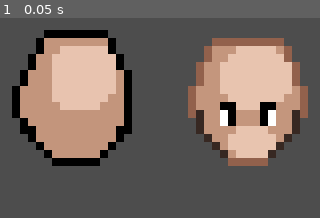
Above: before the commit, frame 1.
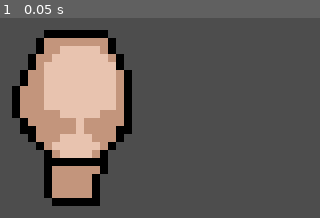
Above: after the commit, the same moment.

Repository: p1petto/CharacterMakerNew
Game: Godot game, scene res://Scenes/maker.tscn
Same seed, same stepped clock (60 frames per second), same inputs: the game is played once before the commit and once after it.
Inputs:
- Up to frame 1 (0.05 s): no input

The runs differ from the first frame. In frame 1, 26% of the frame differs, in the area x 13-97%, y 10-94%.

Commit message:
голова и тело

Diff:
--- /dev/null
+++ b/Resources/DynamicPart/Head/body.tres
@@ -0,0 +1,8 @@
+[gd_resource type="Resource" script_class="DynamicBodyPart" load_steps=2 format=3 uid="uid://dc424wvsgatoa"]
+
+[ext_resource type="Script" path="res://Scripts/DynamicParts/resource_dynamic_part.gd" id="1_khfhm"]
+
+[resource]
+script = ExtResource("1_khfhm")
+array_points = PackedVector2Array(7, 12, 5, 12, 3, 14, 4, 17, 4, 20, 7, 21, 10, 20, 10, 17, 11, 14, 9, 12)
+glare_array_points = PackedVector2Array()
--- a/Resources/DynamicPart/Head/head.tres
+++ b/Resources/DynamicPart/Head/head.tres
@@ -4,4 +4,5 @@
 
 [resource]
 script = ExtResource("1_ykvm2")
-array_points = [Vector2(7, 0), Vector2(3, 0), Vector2(0, 6), Vector2(0, 10), Vector2(2, 13), Vector2(5, 16), Vector2(8, 16), Vector2(9, 16), Vector2(12, 13), Vector2(14, 10), Vector2(14, 6), Vector2(11, 0)]
+array_points = PackedVector2Array(7, 0, 3, 0, 0, 6, 0, 10, 2, 13, 5, 16, 7, 16, 9, 16, 12, 13, 14, 10, 14, 6, 11, 0)
+glare_array_points = PackedVector2Array(3, 9, 3, 3, 6, 1, 10, 1, 12, 4, 12, 9, 8, 10, 8, 12, 10, 13, 9, 15, 5, 15, 4, 13, 7, 12, 8, 11, 7, 10)
--- a/Scenes/character.tscn
+++ b/Scenes/character.tscn
@@ -1,7 +1,15 @@
-[gd_scene load_steps=2 format=3 uid="uid://bmajra62ohwsu"]
+[gd_scene load_steps=4 format=3 uid="uid://bmajra62ohwsu"]
 
 [ext_resource type="PackedScene" uid="uid://dy613l8j7trug" path="res://Scenes/dynamic_part.tscn" id="1_qwsbw"]
+[ext_resource type="Resource" uid="uid://bhs6b6rnrwmce" path="res://Resources/DynamicPart/Head/head.tres" id="2_60lhr"]
+[ext_resource type="Resource" uid="uid://dc424wvsgatoa" path="res://Resources/DynamicPart/Head/body.tres" id="3_0fwpx"]
 
 [node name="Character" type="Node2D"]
 
+[node name="Body" parent="." instance=ExtResource("1_qwsbw")]
+clip_children = 2
+dynamic_part = ExtResource("3_0fwpx")
+
 [node name="Head" parent="." instance=ExtResource("1_qwsbw")]
+clip_children = 2
+dynamic_part = ExtResource("2_60lhr")
--- a/Scenes/dynamic_part.tscn
+++ b/Scenes/dynamic_part.tscn
@@ -1,27 +1,44 @@
 [gd_scene load_steps=4 format=3 uid="uid://dy613l8j7trug"]
 
 [ext_resource type="Script" path="res://Scripts/DynamicParts/dynamic_part.gd" id="1_aptrw"]
-[ext_resource type="Resource" uid="uid://bhs6b6rnrwmce" path="res://Resources/DynamicPart/Head/head.tres" id="2_7fwp6"]
+[ext_resource type="Texture2D" uid="uid://b6c2oobtn80w5" path="res://idle-Sheet2.png" id="3_8aldy"]
 [ext_resource type="Texture2D" uid="uid://dsh028d68m4ro" path="res://idle-Sheet.png" id="3_vgywu"]
 
 [node name="DynamicPart" type="Node2D"]
 script = ExtResource("1_aptrw")
-dynamic_part = ExtResource("2_7fwp6")
+
+[node name="Idle-sheet2" type="Sprite2D" parent="."]
+visible = false
+texture_filter = 1
+position = Vector2(7, 18)
+texture = ExtResource("3_8aldy")
+
+[node name="testpolugonhead" type="Polygon2D" parent="."]
+visible = false
+modulate = Color(0.768627, 0.588235, 0.490196, 1)
+clip_children = 2
+polygon = PackedVector2Array(7, 0, 3, 0, 0, 6, 0, 10, 2, 13, 5, 16, 7, 16, 9, 16, 12, 13, 14, 10, 14, 6, 11, 0)
+
+[node name="testpolugonbody" type="Polygon2D" parent="."]
+visible = false
+modulate = Color(0.768627, 0.588235, 0.490196, 1)
+clip_children = 2
+polygon = PackedVector2Array(7, 12, 5, 12, 3, 14, 4, 17, 4, 20, 7, 21, 10, 20, 10, 17, 11, 14, 9, 12)
+
+[node name="testglare" type="Polygon2D" parent="."]
+visible = false
+color = Color(0.909804, 0.768627, 0.686275, 1)
+polygon = PackedVector2Array(3, 9, 3, 3, 6, 1, 10, 1, 12, 4, 12, 9, 8, 10, 8, 12, 10, 13, 9, 15, 5, 15, 4, 13, 7, 12, 8, 11, 7, 10)
 
 [node name="Polygon2D" type="Polygon2D" parent="."]
 clip_children = 2
 color = Color(0.768627, 0.588235, 0.490196, 1)
 
-[node name="Polygon2D3" type="Polygon2D" parent="Polygon2D"]
+[node name="glare" type="Polygon2D" parent="Polygon2D"]
 color = Color(0.909804, 0.768627, 0.686275, 1)
-polygon = PackedVector2Array(4, 6, 4, 3, 6, 1, 11, 1, 12, 3, 12, 7, 9, 9, 5, 9)
-
-[node name="Polygon2D2" type="Polygon2D" parent="."]
-visible = false
-clip_children = 2
-polygon = PackedVector2Array(7, 0, 3, 0, 0, 6, 0, 10, 2, 13, 5, 16, 7, 16, 9, 16, 12, 13, 14, 10, 14, 6, 11, 0)
 
 [node name="Idle-sheet" type="Sprite2D" parent="."]
+visible = false
 texture_filter = 1
 position = Vector2(29, 19)
 texture = ExtResource("3_vgywu")
--- a/Scripts/DynamicParts/dynamic_part.gd
+++ b/Scripts/DynamicParts/dynamic_part.gd
@@ -4,8 +4,12 @@
 
 @onready var polygon2d = $Polygon2D
 @onready var line2d = $Line2D
+@onready var glare = $Polygon2D/glare
 
 func _ready() -> void:
 	if dynamic_part:
 		polygon2d.polygon = dynamic_part.array_points
 		line2d.points = dynamic_part.array_points
+
+		if dynamic_part.glare_array_points:
+			glare.polygon = dynamic_part.glare_array_points
--- a/Scripts/DynamicParts/resource_dynamic_part.gd
+++ b/Scripts/DynamicParts/resource_dynamic_part.gd
@@ -2,20 +2,6 @@
 
 class_name  DynamicBodyPart
 
-@export var array_points: PackedVector2Array = [
-	Vector2(0, 0),
-	Vector2(4, 0),
-	Vector2(7, 3),
-	Vector2(7, 7),
-	Vector2(7, 10),
-	Vector2(7, 13),
-	Vector2(2, 17),
-	Vector2(0, 17),
-	Vector2(-2, 17),
-	Vector2(-7, 13),
-	Vector2(-7, 10),
-	Vector2(-7, 7),
-	Vector2(-7, 3),
-	Vector2(-4, 0),
-	Vector2(0, 0)
-]
+@export var array_points: PackedVector2Array
+
+@export var glare_array_points: PackedVector2Array
Binary file added: idle-Sheet2.png
Not shown, added: idle-Sheet2.png.import
